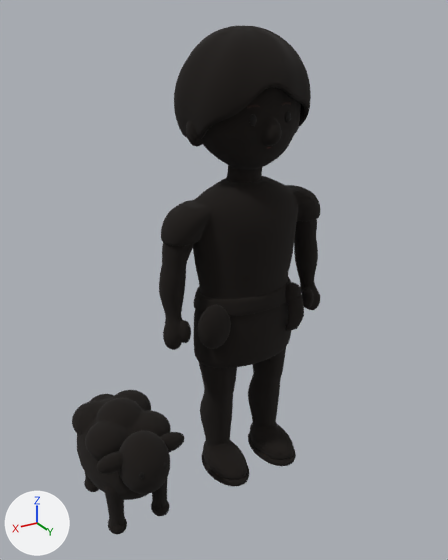
What one commit did to the glTF model assets/david_mentor_v13.glb.
Both versions are drawn from a 50 mm camera at (0.854, 1.316, 1.261) aimed at (0.113, 0.081, 0.643). Lighting does not change. The marker at lower left points along +X, +Y and +Z. The older version comes first. Vertices at exactly the same position are counted once.

Objects in the first picture: 'David_CompanionLamb_Outline', 'David_Mentor', 'David_Mentor_Outline' and 1 more.
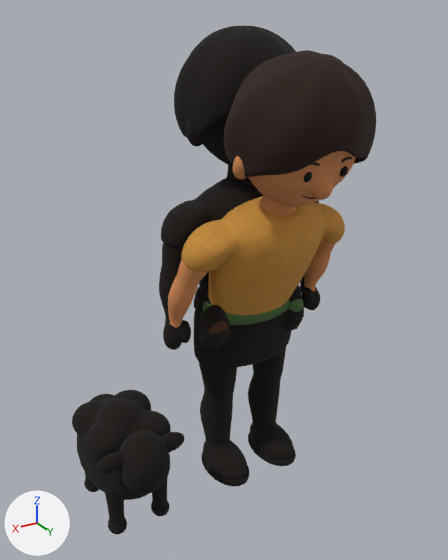
The newer file adds a shape key; the second version is drawn at full value of the shape key 'Crouch' of 'David_Mentor', and the change is written as the vertex moves it makes.

The edits, one by one:
me_tunic is used by ob_david_mentor; location (0.0, 0.0, 0.0).
me_tunic had 11674 vertices, 23224 faces and spanned x -0.254..0.253, y -0.168..0.132, z 0.011..1.232.
me_tunic now has 11674 vertices, 23224 faces and spans x -0.254..0.253, y -0.092..0.37, z 0.011..1.19.
me_tunic part 1: the loose piece of 162 vertices spanning x -0.135..-0.083, y 0.049..0.095, z 0.522..0.58 is multiplied about its middle by the matrix ((1.0, 0.0, 0.0), (0.0, 0.928, 0.43), (0.0, -0.339, 0.721)), then moved by (0.0, 0.014, -0.028).
me_tunic part 2: the loose piece of 1872 vertices spanning x -0.162..0.162, y -0.128..0.13, z 0.844..1.202 is turned -24 degrees about the x axis through its middle, then moved by (0.0, 0.214, -0.046).
me_tunic part 3: the loose piece of 162 vertices spanning x -0.058..-0.04, y 0.097..0.109, z 1.023..1.049 is turned -24 degrees about the x axis through its middle, then moved by (0.0, 0.21, -0.089).
me_tunic part 4: the loose piece of 162 vertices spanning x 0.04..0.058, y 0.097..0.109, z 1.023..1.049 is turned -24 degrees about the x axis through its middle, then moved by (0.0, 0.21, -0.089).
me_tunic part 5: the loose piece of 32 vertices spanning x -0.062..-0.029, y 0.093..0.105, z 1.061..1.07 is turned -24 degrees about the x axis through its middle, then moved by (0.0, 0.223, -0.089).
me_tunic part 6: the loose piece of 32 vertices spanning x 0.029..0.062, y 0.093..0.105, z 1.061..1.07 is turned -24 degrees about the x axis through its middle, then moved by (0.0, 0.223, -0.089).
me_tunic part 7: the loose piece of 3200 vertices spanning x -0.168..0.168, y -0.168..0.13, z 0.976..1.232 is turned -24 degrees about the x axis through its middle, then moved by (0.0, 0.249, -0.045).
me_tunic part 8: 3063 of 11674 vertices moved; they spanned x -0.254..0.253, y -0.096..0.105, z 0.43..0.868 and now span x -0.254..0.253, y -0.092..0.208, z 0.431..0.853; mean shift (0.0, 0.05, -0.013); largest move (-0.005, 0.043, 0.867) -> (-0.005, 0.19, 0.818).
Other edits to the shape of me_tunic do not show in these pictures.

Pixel boxes (x1, y1, x2, y2) of what changed, in the pictures (448 x 560 px; the box of a moved part takes in the faces that stretch with it):
'David_Mentor', reshaped
    before: (217, 102, 291, 475)
    after: (168, 50, 376, 475)
part 1 of me_tunic, moved or reshaped (not visible before)
    after: (287, 299, 303, 311)
part 2 of me_tunic, moved or reshaped (not visible before)
    after: (233, 151, 356, 216)
part 3 of me_tunic, moved or reshaped
    before: (285, 111, 291, 122)
    after: (340, 166, 348, 177)
part 4 of me_tunic, moved or reshaped
    before: (249, 114, 257, 126)
    after: (304, 172, 312, 183)
part 5 of me_tunic, moved or reshaped
    before: (282, 102, 291, 106)
    after: (341, 157, 352, 163)
part 6 of me_tunic, moved or reshaped
    before: (247, 105, 260, 109)
    after: (310, 162, 320, 166)
part 7 of me_tunic, moved or reshaped (not visible before)
    after: (224, 50, 376, 177)
part 8 of me_tunic, moved or reshaped (not visible before)
    after: (168, 196, 345, 343)
